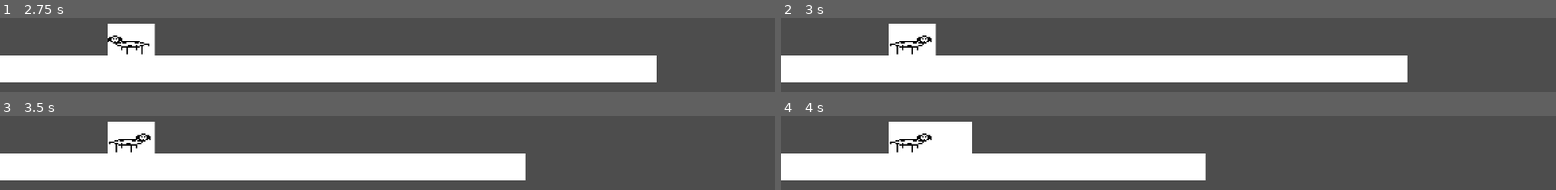
Above: before the commit, frames 1-4 (two rows, left to right).
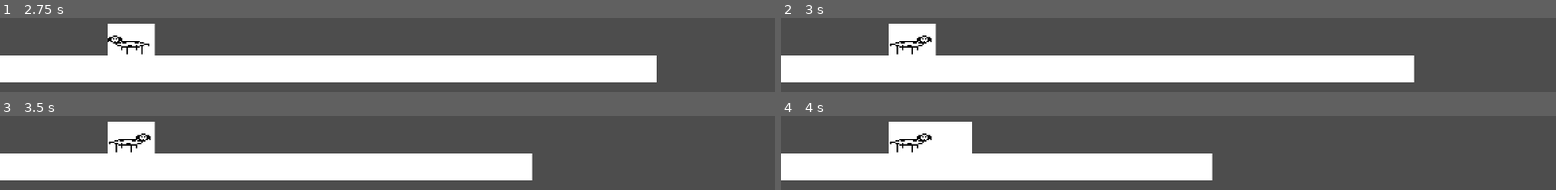
Above: after the commit, the same moments.

Repository: antonin-tarrade/SausageSerenity
Game: Godot game, scene res://Scenes/main_test_chien.tscn
Same seed, same stepped clock (60 frames per second), same inputs: the game is played once before the commit and once after it.
Inputs:
- Up to frame 1 (2.75 s): tap Enter at 0.5 s; hold W (charger, bound only after the commit) 0.53-1.28 s; hold Right (ui_right) 0.53-2.03 s; tap Up (ui_up) at 0.77, 1.52 s; tap Q (extend) at 1.35 s; tap W (charger, bound only after the commit) at 1.55 s; hold Left (ui_left) from 2.03 s (still down); hold W (charger, bound only after the commit) from 2.03 s (still down)
- Up to frame 2 (3 s): release Left (ui_left) at 2.78 s; release W (charger, bound only after the commit) at 2.78 s; hold Right (ui_right) from 2.78 s (still down); tap W (charger, bound only after the commit) at 2.85 s
- Up to frame 3 (3.5 s): keep holding Right (ui_right); tap Up (ui_up) at 3.02 s
- Up to frame 4 (4 s): keep holding Right (ui_right); hold Q (extend) from 3.53 s (still down); tap Up (ui_up) at 3.77 s; tap W (charger, bound only after the commit) at 3.8 s

Frame 1 is identical in both runs. In frame 2, 0.4% of the frame differs, in the area x 80-82%, y 50-88%; in frame 3, 0.4%; in frame 4, 0.4%.

Commit message:
added charging time

Diff:
--- a/Scenes/chien_saucisse.gd
+++ b/Scenes/chien_saucisse.gd
@@ -3,6 +3,7 @@
 @export var SPEED = 300.0
 @export var EXTENSION_SPEED = 1 # px
 @export var SHRINKING_SPEED = 2 # px
+@export var timer : Timer
 @onready var sprite: Sprite2D = $Sprite2D
 @onready var a_tree: AnimationTree = $AnimationTree
 @onready var c_shape: CollisionShape2D = $CollisionShape2D
@@ -30,7 +31,13 @@
 			ed = get_extending_direction(horizontal, vertical)
 		else:
 			extension(ed)
-	else:
+	elif Input.is_action_just_released("charger") and not timer.is_stopped():
+		var f : float = timer.time_left
+
+		timer.stop()
+		frapper(f)
+
+	else :
 		# Get the input direction and handle the movement/deceleration.
 		# As good practice, you should replace UI actions with custom gameplay actions.
 		var direction = Input.get_axis("ui_left", "ui_right")
@@ -70,3 +77,17 @@
 			c_rect.size.x += EXTENSION_SPEED
 			c_shape.position.x -= EXTENSION_SPEED
 			c_rect.size.x -= EXTENSION_SPEED
+
+
+func _input(event):
+	if event.is_action_pressed("charger"):
+		timer.start()
+
+
+
+func frapper(f : float):
+	print(timer.wait_time - f)
+
+
+func frapperFin():
+	print(5.0)
--- a/Scenes/chien_saucisse.tscn
+++ b/Scenes/chien_saucisse.tscn
@@ -90,8 +90,9 @@
 transitions = ["Start", "Idle", SubResource("AnimationNodeStateMachineTransition_635yr"), "Idle", "Walking", SubResourc …(996 unchanged characters)…
 graph_offset = Vector2(60, -71)
 
-[node name="ChienSaucisse" type="CharacterBody2D"]
+[node name="ChienSaucisse" type="CharacterBody2D" node_paths=PackedStringArray("timer")]
 script = ExtResource("1_f1xf0")
+timer = NodePath("Chargement")
 
 [node name="Sprite2D" type="Sprite2D" parent="."]
 texture_filter = 3
@@ -128,3 +129,9 @@
 offset_top = -20.0
 offset_right = 16.0
 offset_bottom = 4.0
+
+[node name="Chargement" type="Timer" parent="."]
+wait_time = 5.0
+one_shot = true
+
+[connection signal="timeout" from="Chargement" to="." method="frapperFin"]
--- a/Scenes/main_test_chien.tscn
+++ b/Scenes/main_test_chien.tscn
@@ -10,8 +10,6 @@
 [node name="ChienSaucisse" parent="." instance=ExtResource("1_hubqe")]
 position = Vector2(128, 592)
 scale = Vector2(2, 2)
-SPEED = 300.0
-EXTENSION_SPEED = 1
 
 [node name="StaticBody2D" type="StaticBody2D" parent="."]
 position = Vector2(576, 632)
--- a/project.godot
+++ b/project.godot
@@ -22,6 +22,11 @@
 "events": [Object(InputEventKey,"resource_local_to_scene":false,"resource_name":"","device":-1,"window_id":0,"alt_pressed":false,"shift_pressed":false,"ctrl_pressed":false,"meta_pressed":false,"pressed":false,"keycode":0,"physical_keycode":81,"key_label":0,"unicode":97,"echo":false,"script":null)
 ]
 }
+charger={
+"deadzone": 0.5,
+"events": [Object(InputEventKey,"resource_local_to_scene":false,"resource_name":"","device":-1,"window_id":0,"alt_pressed":false,"shift_pressed":false,"ctrl_pressed":false,"meta_pressed":false,"pressed":false,"keycode":0,"physical_keycode":87,"key_label":0,"unicode":122,"echo":false,"script":null)
+]
+}
 
 [rendering]
 
Not shown: 1 places in Scenes/chien_saucisse.tscn that only renumber resources
Not shown: 1 places in Scenes/main_test_chien.tscn that only renumber resources
